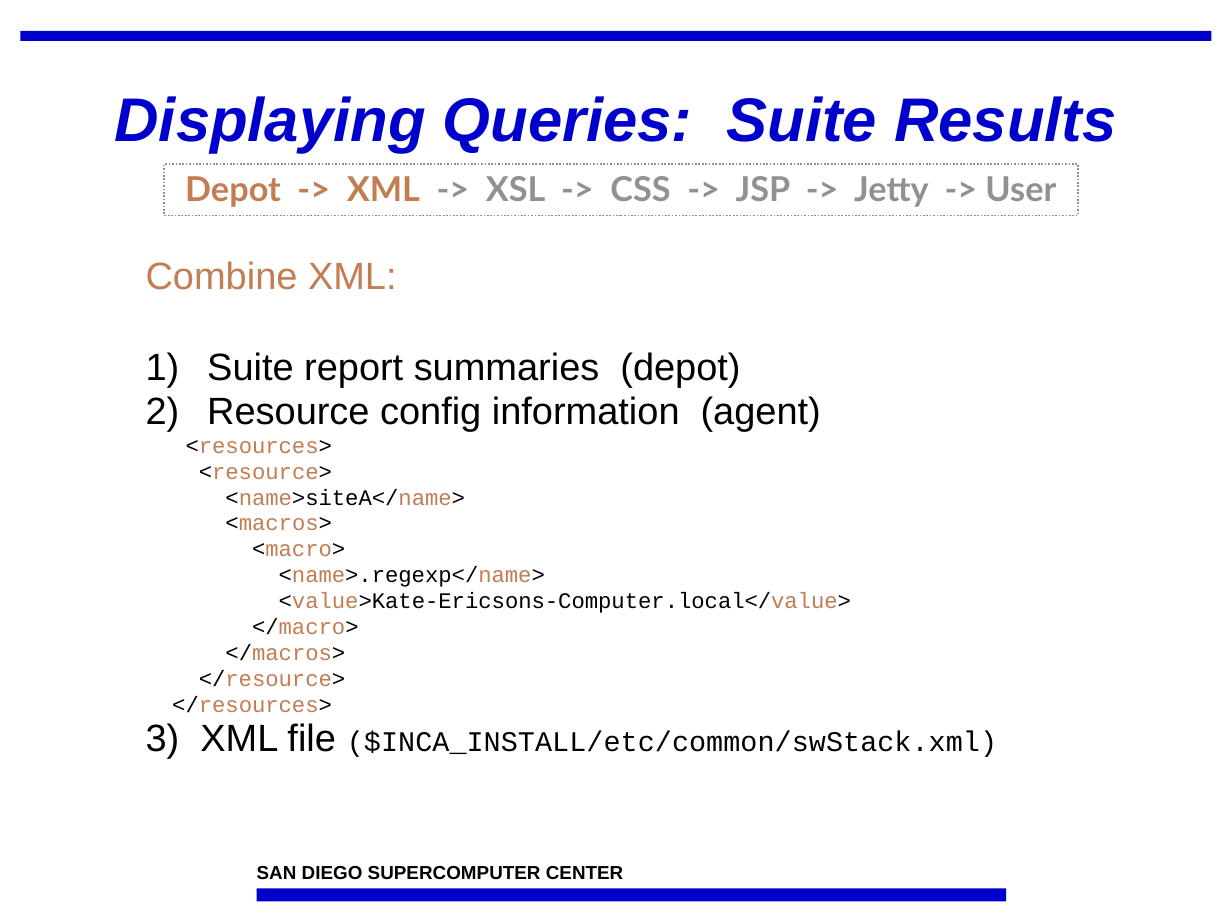
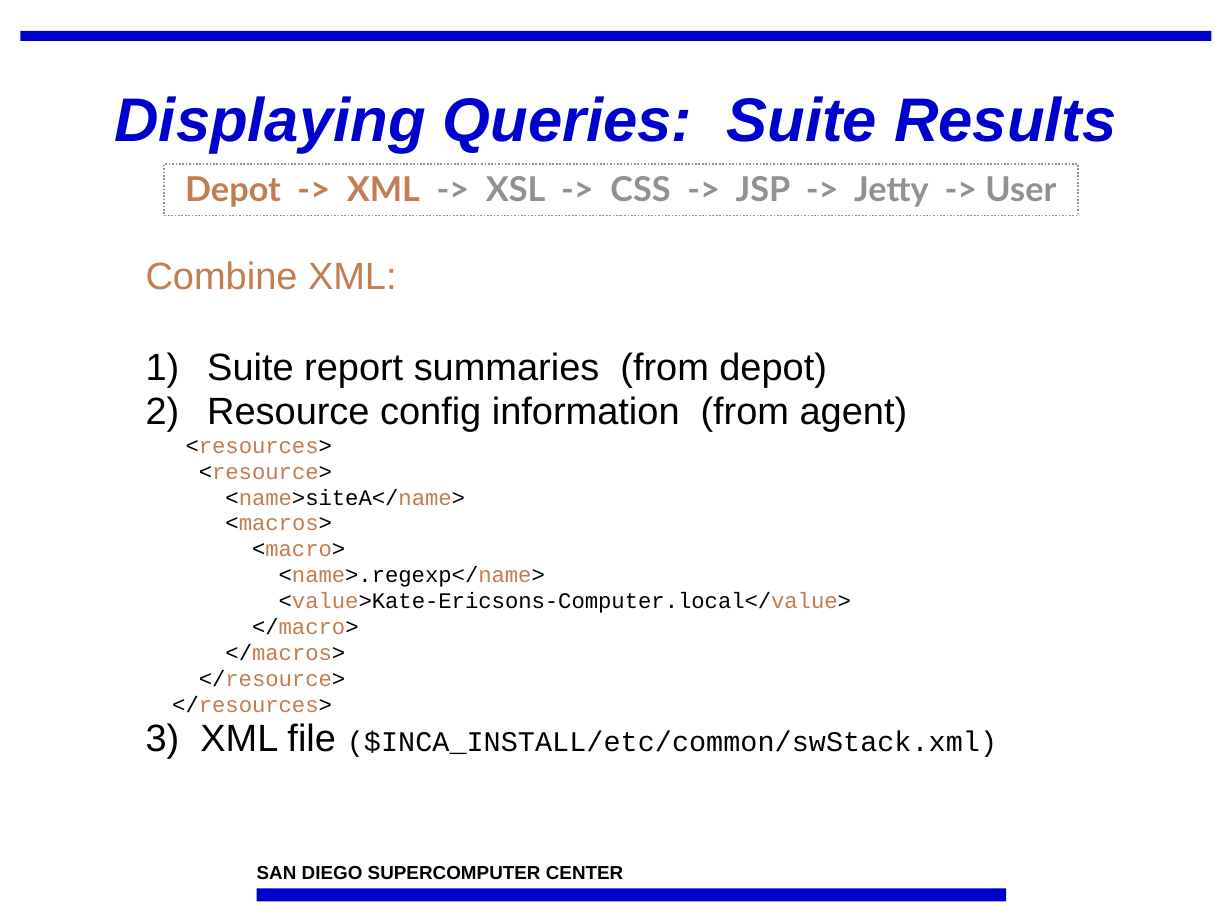
Before and after one commit to IncaProject/inca-xsede, a slide deck: slide 7 of talks/feb-06-workshop/dataConsumers.ppt. Drawn at 1232x924 pixels with LibreOffice and Linux fonts; fonts in the diff are those of the drawing; background and template pictures are left out. Boxes give left, top, right and bottom in pixels: in the first picture for what was removed or moved away, otherwise in the second. Text is boxed around its words. In the diff, an @@ line names an element or a change of style, - is before the commit and + after.

```diff
--- a/talks/feb-06-workshop/dataConsumers.ppt
+++ b/talks/feb-06-workshop/dataConsumers.ppt
@@ text at (207, 352, 908, 431): text changed @@
-1) Suite report summaries (depot)
-2) Resource config information (agent)
+1) Suite report summaries (from depot)
+2) Resource config information (from agent)
```
Also in this commit, not shown: 2 other slides changed.
